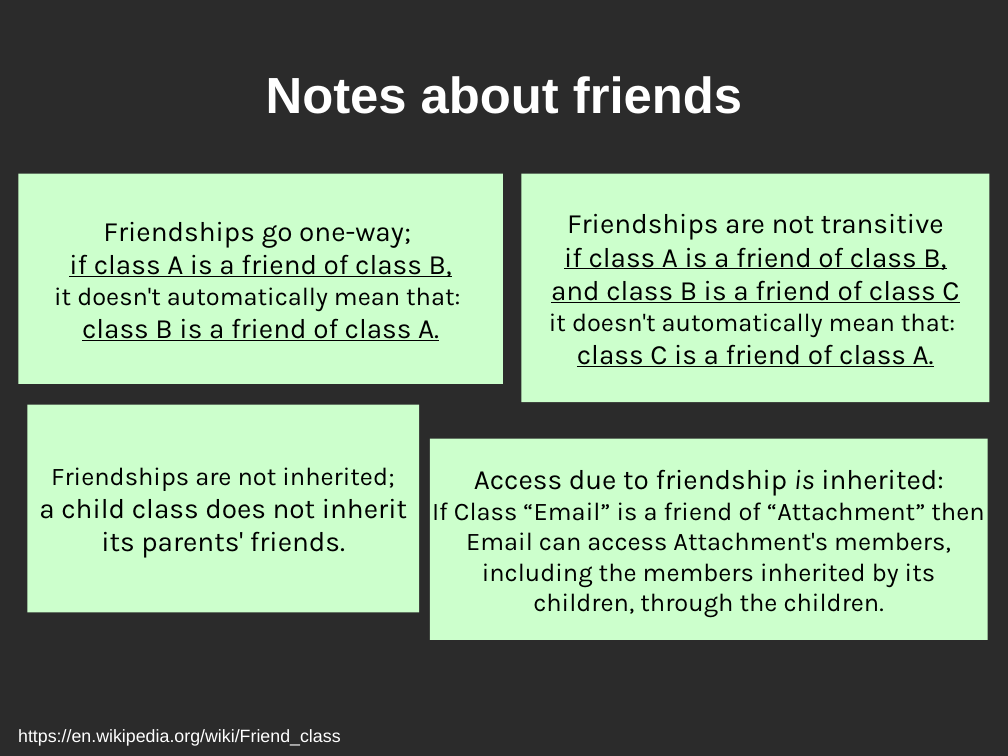
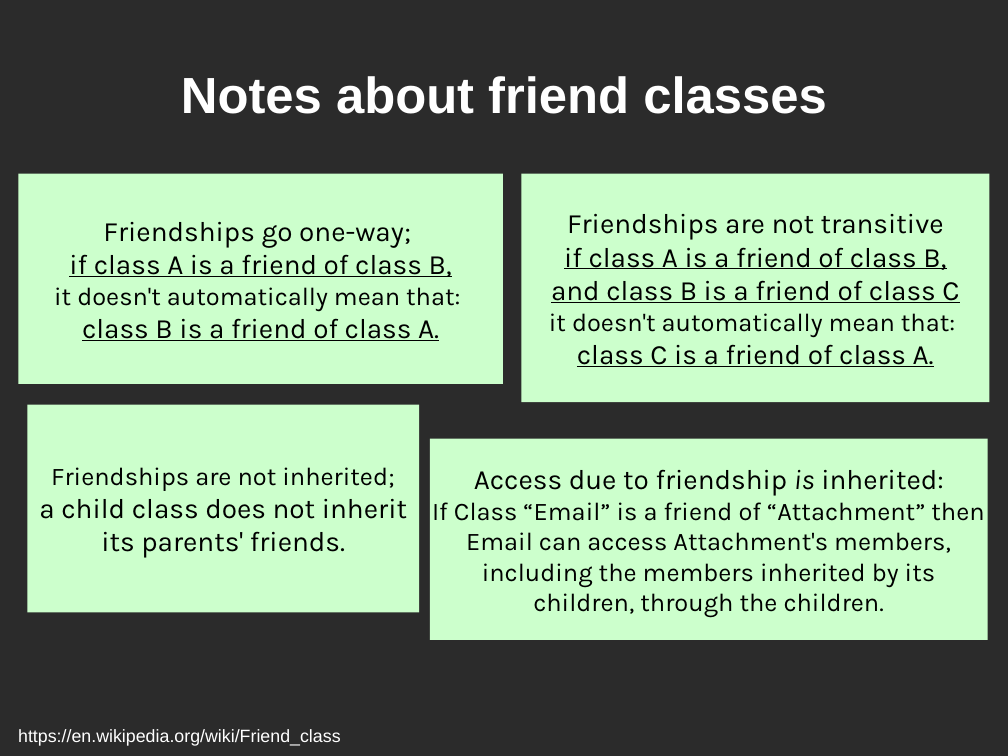
Before and after one commit to mactwist555/CPP-Course, a slide deck: slide 15 of Lecture_Slides/13 Friends/Friends.odp (slide 14 before the commit). Drawn at 1008x756 pixels with LibreOffice and Linux fonts; fonts in the diff are those of the drawing; background and template pictures are left out; a plain dark background stands for a picture behind light text. Boxes give left, top, right and bottom in pixels: in the first picture for what was removed or moved away, otherwise in the second. Text is boxed around its words. In the diff, an @@ line names an element or a change of style, - is before the commit and + after.

Commit message:
New lecture slides

```diff
--- a/Lecture_Slides/13 Friends/Friends.odp
+++ b/Lecture_Slides/13 Friends/Friends.odp
@@ title at (181,76,827,114): text changed @@
-Notes about friends
+Notes about friend classes
```
Also in this commit, not shown: 1 other slide changed, 2 slides added, 2 slides removed, 5 other files.
